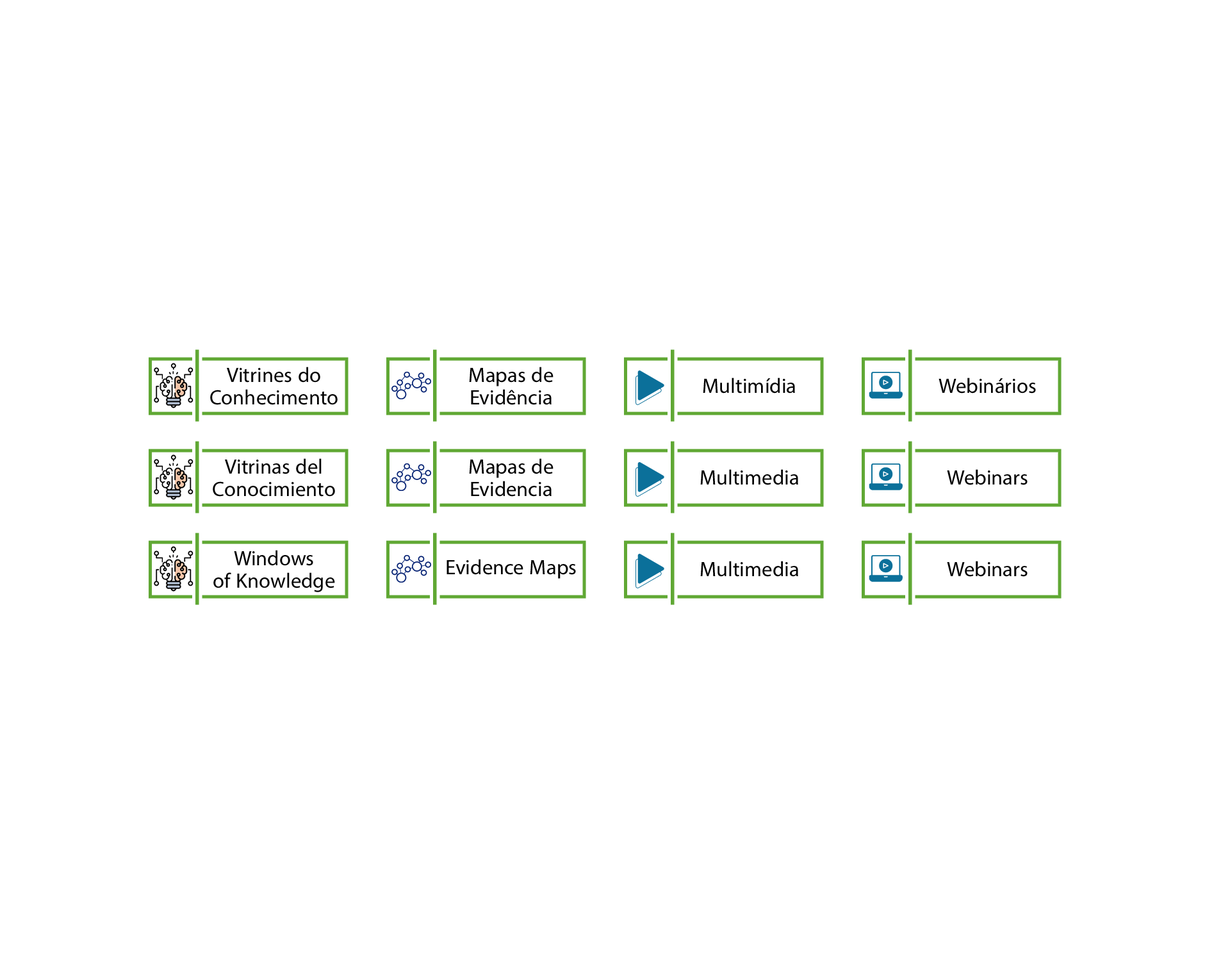
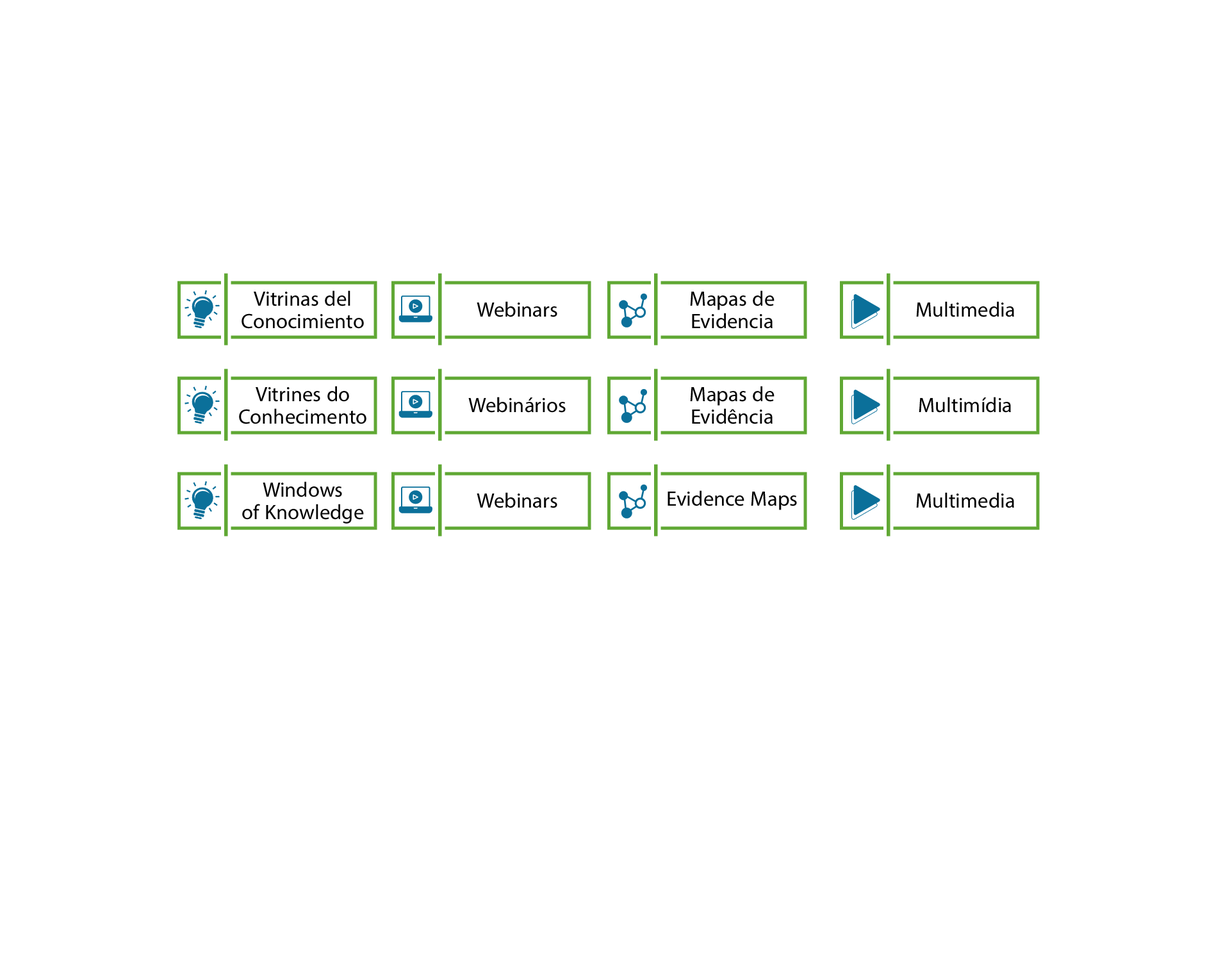
Before/after of a 1230 x 978 layered artwork. What changed in the layer stack:
hid group "Finais" (66 layers) over [148, 349, 1062, 605]
added group "novo" with 72 layers above "Exempllos" over [177, 273, 1041, 537]
added group "En" (2nd of 2, in "novo") with 23 layers in group "novo" over [177, 463, 1041, 537]
added group "Multimedia" (5th of 8, in "novo" › "En") with 5 layers in group "En" over [840, 463, 1041, 537]
added group "Evidence Maps" (3rd of 4, in "novo" › "En") with 5 layers in group "En" over [607, 463, 808, 537]
added group "Webinars" (5th of 8, in "novo" › "En") with 4 layers in group "En" over [391, 463, 592, 537]
added group "Windows of Knowledge" (3rd of 4, in "novo" › "En") with 5 layers in group "En" over [177, 463, 378, 537]
added group "Es" (2nd of 2, in "novo") with 23 layers in group "novo" over [177, 273, 1041, 346]
added group "Multimedia" (7th of 8, in "novo" › "Es") with 5 layers in group "Es" over [840, 273, 1041, 346]
added group "Mapas de Evidencia" (3rd of 4, in "novo" › "Es") with 5 layers in group "Es" over [607, 273, 808, 346]
added group "Webinars" (7th of 8, in "novo" › "Es") with 4 layers in group "Es" over [391, 273, 592, 346]
added group "Vitrinas del Conocimiento" (3rd of 4, in "novo" › "Es") with 5 layers in group "Es" over [177, 273, 378, 346]
added group "Pt" (2nd of 2, in "novo") with 23 layers in group "novo" over [177, 368, 1041, 441]
added group "Multimídia" (3rd of 9, in "novo" › "Pt") with 5 layers in group "Pt" over [840, 368, 1041, 441]
added group "Mapas de" (2nd of 3, in "novo" › "Pt") with 5 layers in group "Pt" over [607, 368, 808, 441]
added group "Webinários" (3rd of 9, in "novo" › "Pt") with 4 layers in group "Pt" over [391, 368, 592, 441]
added group "Vitrines" (2nd of 4, in "novo" › "Pt") with 5 layers in group "Pt" over [177, 368, 378, 441]
hid group "Exempllos" (75 layers) over [148, 273, 1062, 464]
…and 51 more changes (51 added)
